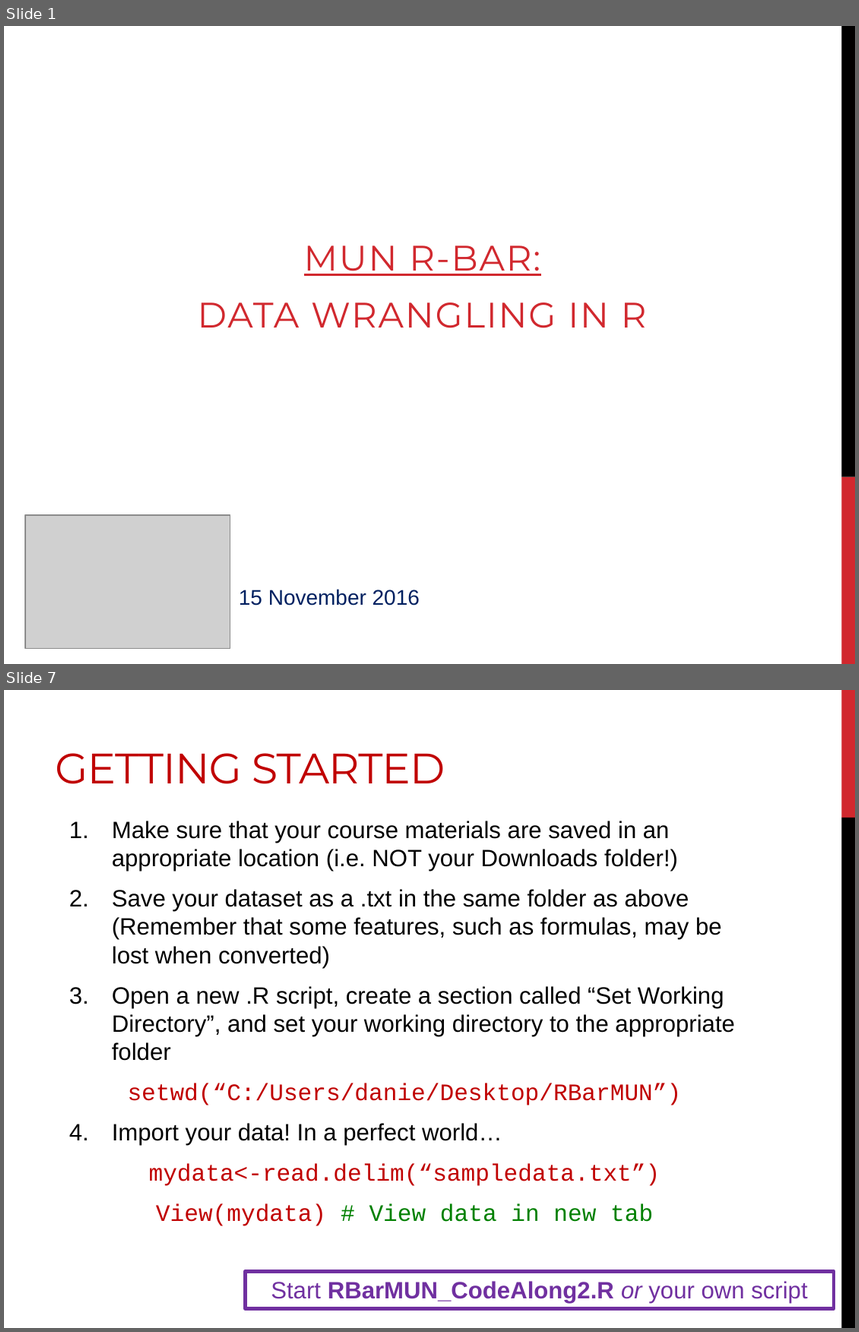
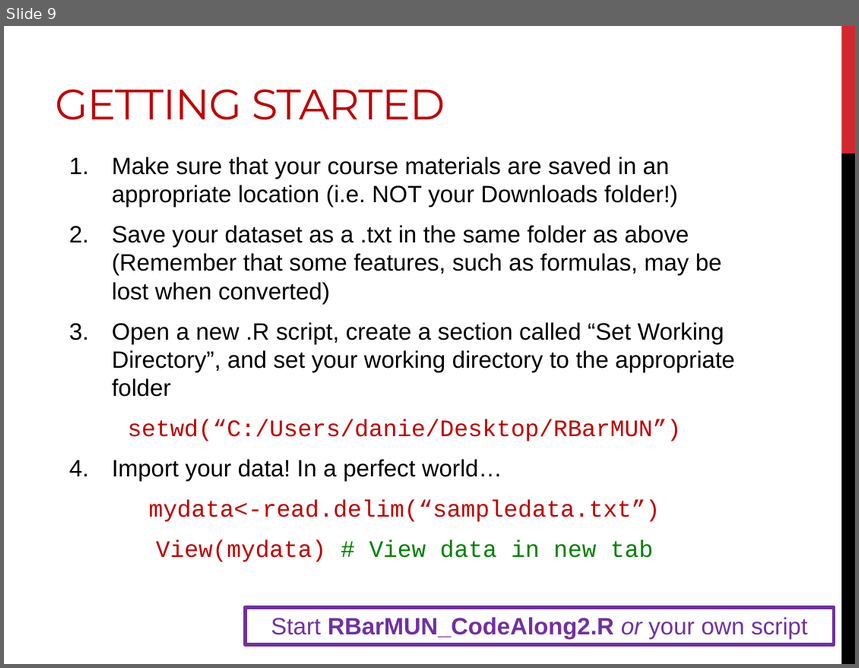
Before and after one commit to DanielleQuinn/RBarMUN, a slide deck: IntroWorkshop/RBar_IntroII.pptx. Shown one above the other, each under a label of ours: slides 1 and 7 before the commit, slide 9 after it; the slides between them are not shown. The pictures are 859x1332 and 859x668 pixels, drawn with LibreOffice and Linux fonts; fonts in the diff are those of the drawing; grey boxes stand for pictures. Boxes give left, top, right and bottom in pixels: in the first picture for what was removed or moved away, otherwise in the second. Text is boxed around its words. In the diff, an @@ line names an element or a change of style, - is before the commit and + after.

```diff
--- a/IntroWorkshop/RBar_IntroII.pptx
+++ b/IntroWorkshop/RBar_IntroII.pptx
@@ slide 1 removed at <box>4,26,855,664</box>, background #FFFFFF @@
@@ rectangle removed at <box>842,26,855,477</box> @@
@@ subtitle removed at <box>198,246,647,328</box> @@
-MUN R-BAR:
-DATA WRANGLING IN R
@@ rectangle removed at <box>842,477,855,664</box> @@
@@ picture removed at <box>25,515,230,648</box> @@
@@ text removed at <box>239,589,420,606</box> @@
-15 November 2016
@@ what was slide 7 is now slide 9 @@
```
Also in this commit, not shown: 2 slides changed, 6 slides added, 3 other slides removed.
